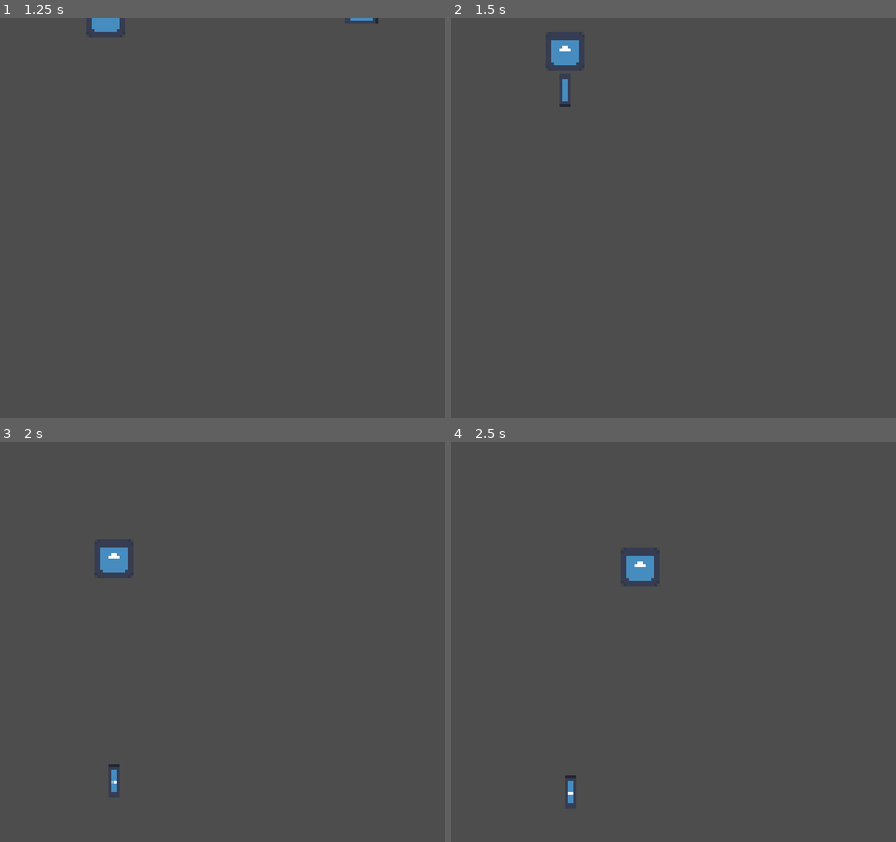
Above: before the commit, frames 1-4 (two rows, left to right).
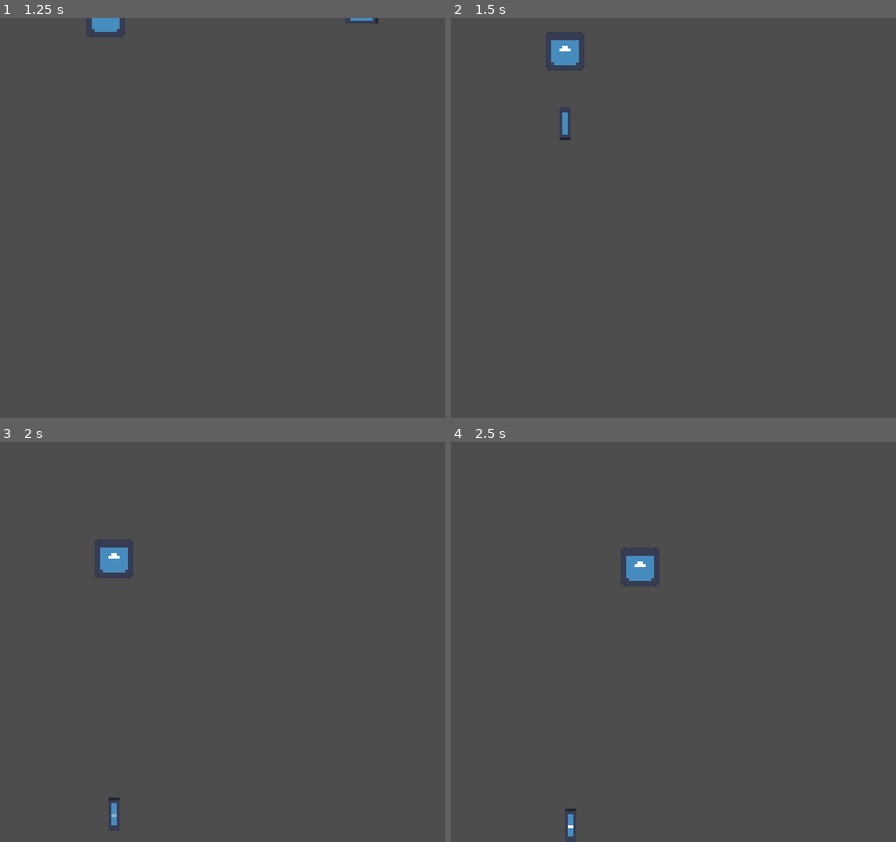
Above: after the commit, the same moments.

Repository: angelR0G/GBJam2023
Game: Godot game, scene res://scenes/characters/player.tscn
Two runs of this game, one before a commit and one after it. Both use one fixed random seed, a clock stepped at 60 frames per second and the inputs below. The project has no main scene, so this scene is started directly. The engine's default icon, where the game draws it, is replaced by a stand-in: a white triangle on a blue panel in a dark square.
Inputs:
- Up to frame 1 (1.25 s): tap Enter at 0.5 s; hold Right (right) from 0.53 s (still down); hold Z (shot) from 0.53 s (still down)
- Up to frame 2 (1.5 s): release Right (right) at 1.28 s; release Z (shot) at 1.28 s; hold Down (down) from 1.28 s (still down); tap Z (shot) at 1.35 s
- Up to frame 3 (2 s): keep holding Down (down)
- Up to frame 4 (2.5 s): release Down (down) at 2.03 s; hold Right (right) from 2.03 s (still down); hold Z (shot) from 2.03 s (still down)

Frame 1 is identical in both runs. In frame 2, 0.2% of the frame differs, in the area x 24-27%, y 15-31%; in frame 3, 0.2%; in frame 4, 0.2%.

Commit message:
feat: weapon heat and collision masks added

Diff:
--- a/project.godot
+++ b/project.godot
@@ -53,6 +53,15 @@
 ]
 }
 
+[layer_names]
+
+2d_physics/layer_1="Player"
+2d_physics/layer_2="Player Shot"
+2d_physics/layer_3="Solid Colision"
+2d_physics/layer_4="Void Colision"
+2d_physics/layer_5="Enemy"
+2d_physics/layer_6="Enemy Shot"
+
 [rendering]
 
 textures/canvas_textures/default_texture_filter=0
--- a/scenes/characters/player.gd
+++ b/scenes/characters/player.gd
@@ -9,8 +9,19 @@
 var STOP_SPEED		:int 	= 300
 var SPEED_DEADZONE	:float 	= 2.0
 
+# Overheat values
+var SHOT_HEAT		:int	= 1
+var MAX_HEAT		:int	= 20
+var COOL_LIMIT		:int	= 15
+var COOL_INITIAL_TIME:float	= 2.0
+var COOL_INTERVAL_TIME:float= 0.8
+
 # Class variables
-var linear_velocity :float = 0.0
+var linear_velocity :float 	= 0.0
+var overheat		:int	= 0
+var gun_overheated	:bool	= false
+var playerWidth		:int	= 8
+var playerHeight	:int	= 8
 
 func _process(delta):
 	var dir := Vector2()
@@ -42,13 +53,36 @@
 func _unhandled_input(event):
 	# Player shooting
 	if event.is_action_pressed("shot"):
-		if $ShotTimer.is_stopped():
+		if $ShotTimer.is_stopped() && not gun_overheated:
 			# Create a shot
 			var shot = shot_container.create_shot()
 
-			# Update its values
+			# Set shot initial position
+			shot.position += velocity.normalized() * 12
+
+			# Update its direction and prevent hitting player
 			shot.setShotDirection(velocity.angle())
+			shot.setHitPlayer(false)
+			shot.setHitEnemies(true)
 
 			# Add it to the game
 			add_child(shot)
+
+			# Gun fire rate
 			$ShotTimer.start()
+
+			# Gun overheats
+			overheat += SHOT_HEAT
+			if overheat >= MAX_HEAT:
+				gun_overheated = true
+			$CoolingTimer.start(COOL_INITIAL_TIME)
+
+func gunCooling():
+	# Gun reduces heat
+	if overheat > 0:
+		overheat -= 1
+
+		# Enable shoting again when heat goes under COOL_LIMIT
+		gun_overheated = gun_overheated && not (overheat < COOL_LIMIT)
+
+		$CoolingTimer.start(COOL_INTERVAL_TIME)
--- a/scenes/characters/player.tscn
+++ b/scenes/characters/player.tscn
@@ -2,9 +2,6 @@
 
 [ext_resource type="Script" path="res://scenes/characters/player.gd" id="1_4mgrp"]
 [ext_resource type="Texture2D" uid="uid://ckw2y821106ln" path="res://icon.svg" id="1_e007o"]
-
-[sub_resource type="RectangleShape2D" id="RectangleShape2D_4vo1a"]
-size = Vector2(12, 10)
 
 [sub_resource type="SpriteFrames" id="SpriteFrames_8v1na"]
 animations = [{
@@ -17,20 +14,29 @@
 "speed": 5.0
 }]
 
+[sub_resource type="RectangleShape2D" id="RectangleShape2D_4vo1a"]
+size = Vector2(12, 10)
+
 [node name="Player" type="CharacterBody2D"]
-collision_mask = 0
+collision_layer = 32
+collision_mask = 60
 script = ExtResource("1_4mgrp")
-
-[node name="CollisionShape2D" type="CollisionShape2D" parent="."]
-position = Vector2(0, 2)
-shape = SubResource("RectangleShape2D_4vo1a")
 
 [node name="AnimatedSprite2D" type="AnimatedSprite2D" parent="."]
 scale = Vector2(0.109375, 0.109375)
 sprite_frames = SubResource("SpriteFrames_8v1na")
 animation = &"idle"
 
+[node name="CollisionShape2D" type="CollisionShape2D" parent="."]
+position = Vector2(0, 2)
+shape = SubResource("RectangleShape2D_4vo1a")
+
 [node name="ShotTimer" type="Timer" parent="."]
 wait_time = 0.3
 one_shot = true
 autostart = true
+
+[node name="CoolingTimer" type="Timer" parent="."]
+one_shot = true
+
+[connection signal="timeout" from="CoolingTimer" to="." method="gunCooling"]
--- a/scenes/shots/Shot.gd
+++ b/scenes/shots/Shot.gd
@@ -6,6 +6,14 @@
 func _init():
 	linear_velocity = Vector2(SHOT_SPEED, 0)
 
+func setHitPlayer(hit:bool):
+	set_collision_layer_value(6, hit)
+	set_collision_mask_value(1, hit)
+
+func setHitEnemies(hit:bool):
+	set_collision_layer_value(2, hit)
+	set_collision_mask_value(5, hit)
+
 func setVelocity(vel:float):
 	linear_velocity = linear_velocity.normalized() * vel
 
@@ -13,6 +21,9 @@
 	rotation = rot
 	linear_velocity = Vector2(linear_velocity.length(), 0).rotated(rot)
 
-func _on_visible_on_screen_notifier_2d_screen_exited():
+func destroyShot():
 	$CollisionShape2D.set_deferred("disabled", true)
 	queue_free()
+
+func _on_body_entered(_body):
+	destroyShot()
--- a/scenes/shots/Shot.tscn
+++ b/scenes/shots/Shot.tscn
@@ -18,9 +18,11 @@
 }]
 
 [node name="Shot" type="RigidBody2D"]
-collision_layer = 2
-collision_mask = 0
+collision_layer = 32
+collision_mask = 21
 gravity_scale = 0.0
+max_contacts_reported = 4
+contact_monitor = true
 script = ExtResource("1_dc5kr")
 
 [node name="CollisionShape2D" type="CollisionShape2D" parent="."]
@@ -34,4 +36,5 @@
 
 [node name="VisibleOnScreenNotifier2D" type="VisibleOnScreenNotifier2D" parent="."]
 
-[connection signal="screen_exited" from="VisibleOnScreenNotifier2D" to="." method="_on_visible_on_screen_notifier_2d_screen_exited"]
+[connection signal="body_entered" from="." to="." method="_on_body_entered"]
+[connection signal="screen_exited" from="VisibleOnScreenNotifier2D" to="." method="destroyShot"]
